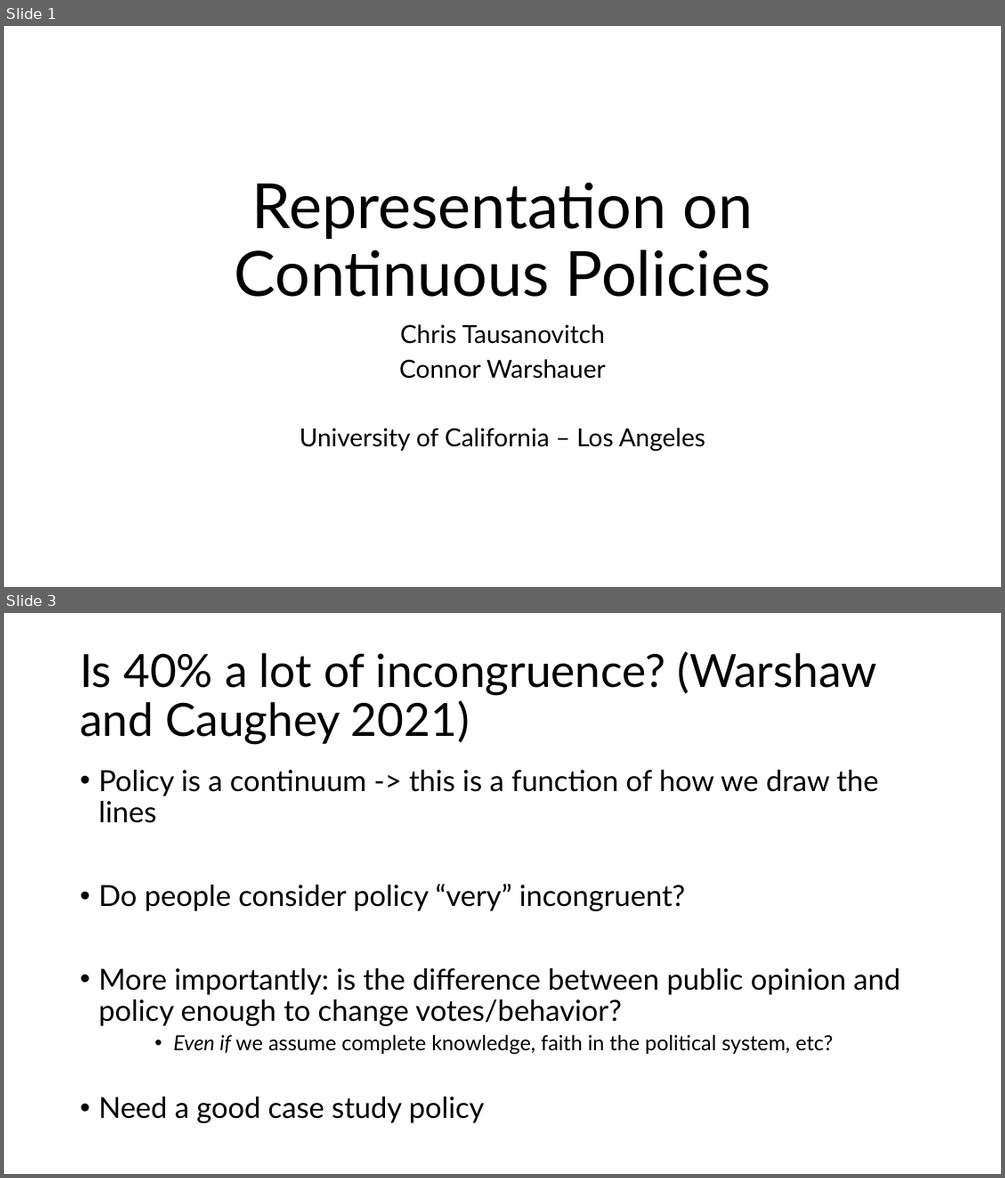
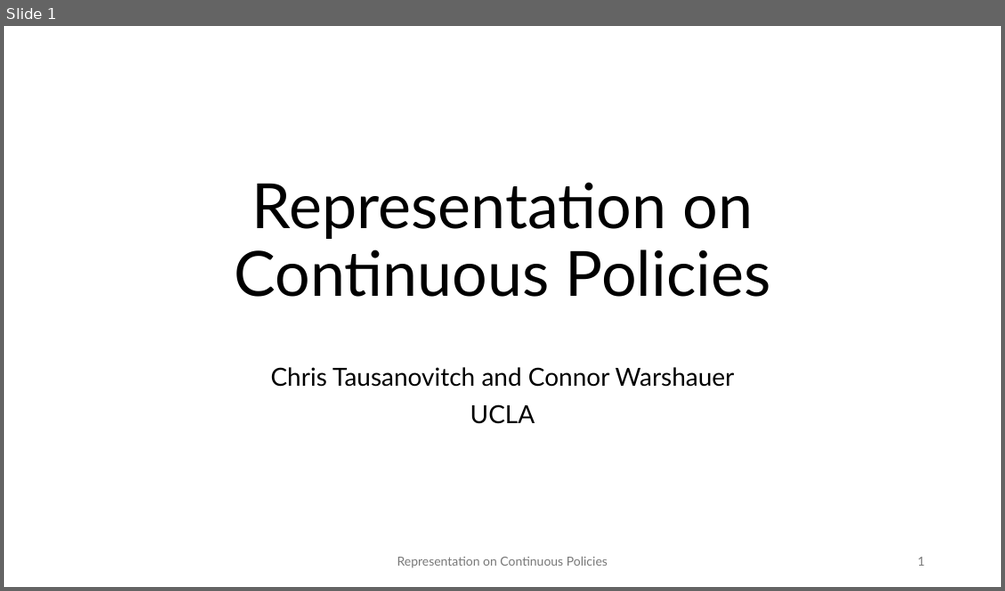
Before and after one commit to ctausanovitch/ctausanovitch.github.io, a slide deck: minwage.pptx. Shown one above the other, each under a label of ours: slides 1 and 3 before the commit, slide 1 after it; the slides between them are not shown. The pictures are 1005x1178 and 1005x591 pixels, drawn with LibreOffice and Linux fonts; fonts in the diff are those of the drawing. Boxes give left, top, right and bottom in pixels: in the first picture for what was removed or moved away, otherwise in the second. Text is boxed around its words. In the diff, an @@ line names an element or a change of style, - is before the commit and + after.

```diff
--- a/minwage.pptx
+++ b/minwage.pptx
@@ slide 3 removed at [4, 613, 1001, 1174], background #FFFFFF @@
@@ title removed at [80, 651, 877, 745] @@
-Is 40% a lot of incongruence? (Warshaw and Caughey 2021)
@@ text removed at [98, 770, 900, 1123] @@
-• Policy is a continuum -> this is a function of how we draw the lines
-• Do people consider policy “very” incongruent?
-• More importantly: is the difference between public opinion and policy enough to change votes/behavior?
-    • Even if we assume complete knowledge, faith in the political system, etc?
-• Need a good case study policy
@@ slide 1 changed as well @@
@@ subtitle at [271, 367, 735, 424]: text changed @@
-Chris Tausanovitch
-Connor Warshauer
-University of California – Los Angeles
+Chris Tausanovitch and Connor Warshauer
+UCLA
@@ text added at [397, 556, 607, 568], 12 pt, text #797979 @@
+Representation on Continuous Policies
@@ page number added at [917, 556, 924, 565], 12 pt, text #797979 @@
+1
```
Also in this commit, not shown: 1 other slide changed, 36 slides added, 16 other slides removed, 1 other file.
